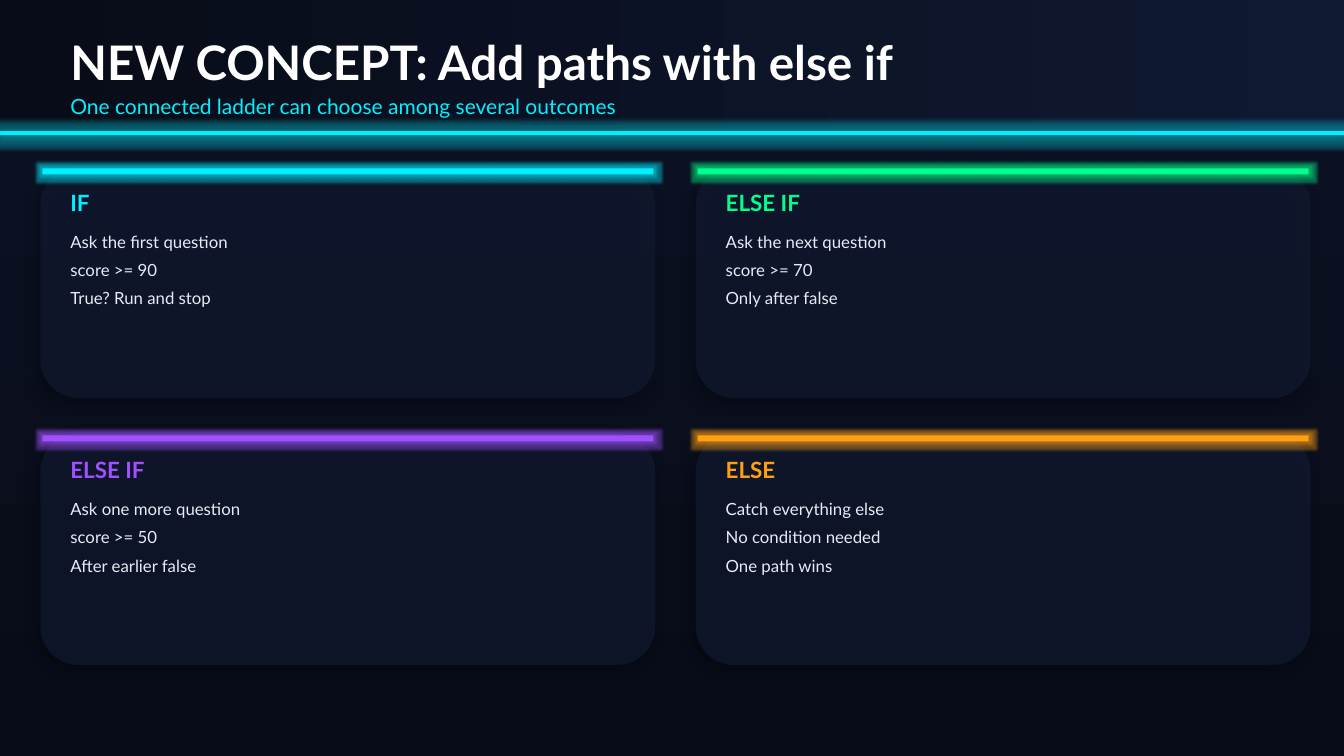
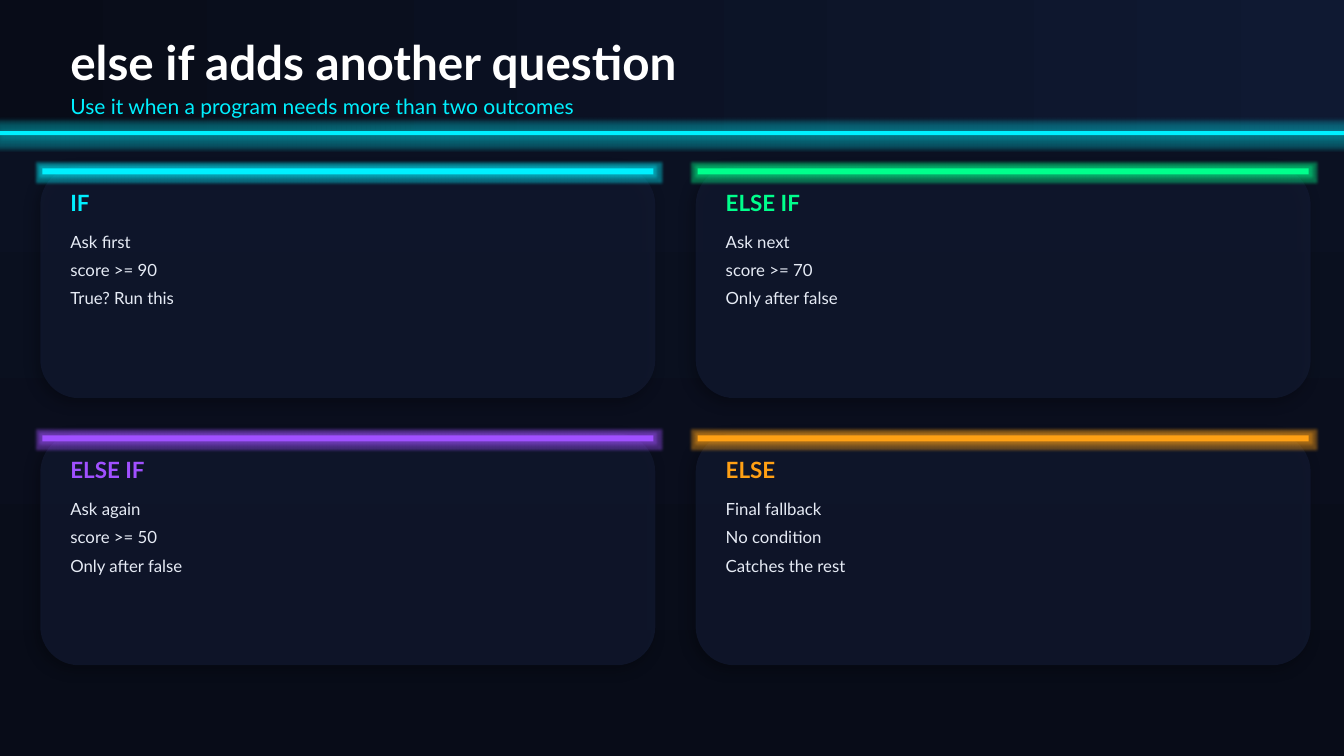
Before and after one commit to aghimir3/KidsComputerScience, a slide deck: slide 3 of 2026-08-01_TypeScript_Decision_Arcade/2026-08-01_TypeScript_Decision_Arcade.pptx (slide 7 before the commit). Drawn at 1344x756 pixels with LibreOffice and Linux fonts; fonts in the diff are those of the drawing. Boxes give left, top, right and bottom in pixels: in the first picture for what was removed or moved away, otherwise in the second. Text is boxed around its words. In the diff, an @@ line names an element or a change of style, - is before the commit and + after.

Commit message:
feat(2026-08-01): simplify decision concepts presentation

```diff
--- a/2026-08-01_TypeScript_Decision_Arcade/2026-08-01_TypeScript_Decision_Arcade.pptx
+++ b/2026-08-01_TypeScript_Decision_Arcade/2026-08-01_TypeScript_Decision_Arcade.pptx
@@ text at <box>70,44,677,88</box>: text changed @@
-NEW CONCEPT: Add paths with else if
+else if adds another question
@@ text at <box>70,98,573,118</box>: text changed @@
-One connected ladder can choose among several outcomes
+Use it when a program needs more than two outcomes
@@ text at <box>70,235,131,248</box>: text changed @@
-Ask the first question
+Ask first
@@ text at <box>726,235,789,248</box>: text changed @@
-Ask the next question
+Ask next
@@ text at <box>70,291,174,304</box>: text changed @@
-True? Run and stop
+True? Run this
@@ text at <box>70,502,141,518</box>: text changed @@
-Ask one more question
+Ask again
@@ text at <box>726,502,821,515</box>: text changed @@
-Catch everything else
+Final fallback
@@ text at <box>726,530,821,543</box>: text changed @@
-No condition needed
+No condition
@@ text at <box>70,559,182,575</box>: text changed @@
-After earlier false
+Only after false
@@ text at <box>726,559,845,572</box>: text changed @@
-One path wins
+Catches the rest
```
Also in this commit, not shown: 5 other slides changed, 2 slides added, 12 slides removed, 1 other file.
